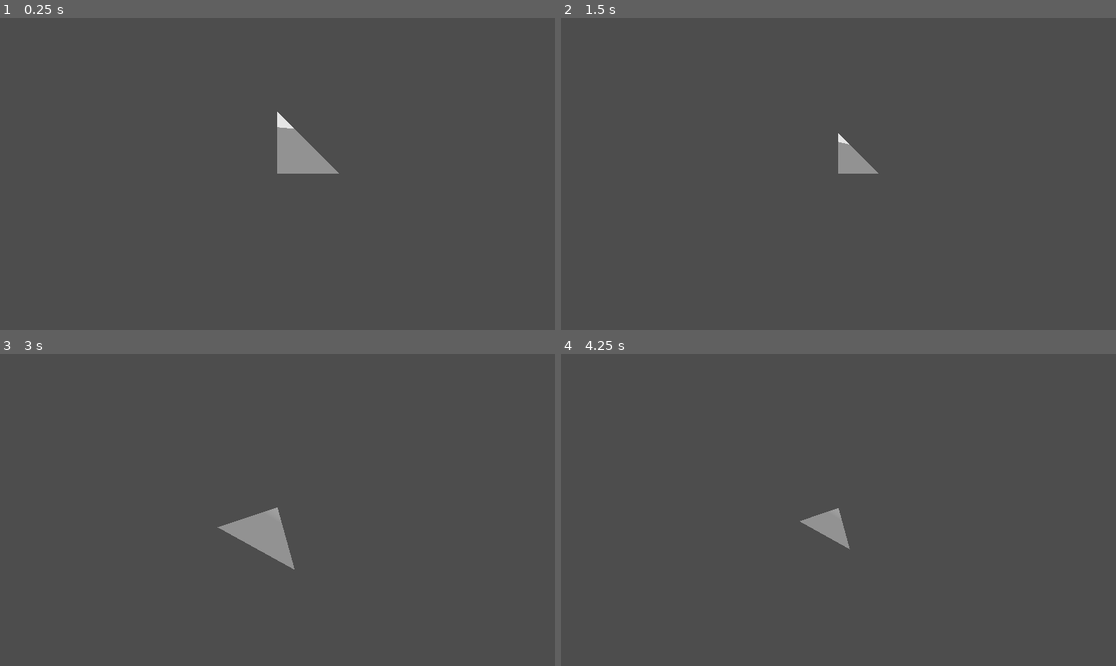
Above: before the commit, frames 1-4 (two rows, left to right).
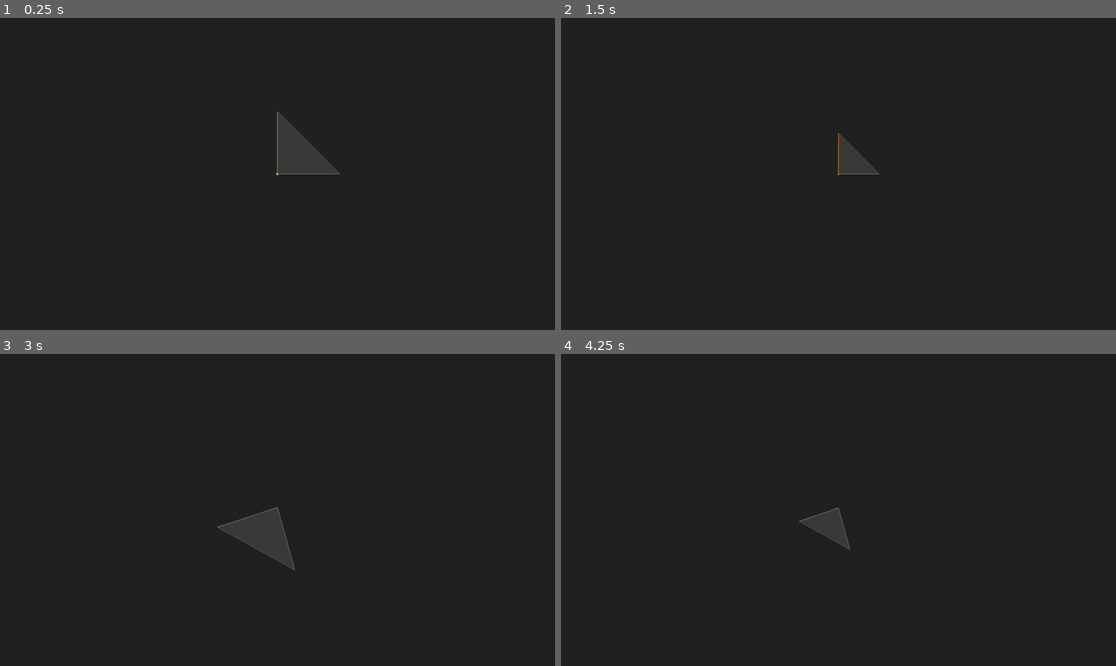
Above: after the commit, the same moments.

Repository: Y-o-p/gizmo
Game: Godot game, scene res://scenes/main.tscn
Same seed, same stepped clock (60 frames per second), same inputs: the game is played once before the commit and once after it.
Inputs (mouse positions are in pixels of both pictures, inside the frame that each line leads up to):
- Up to frame 1 (0.25 s): no input
- Up to frame 2 (1.5 s): tap Enter at 0.5 s; move the mouse to (960, 158) at 0.52 s; click (960, 158) at 0.6 s; tap Space (swap_projection) at 1.25 s; move the mouse to (727, 189) at 1.27 s; tap P (pop_command_stack) at 1.35 s
- Up to frame 3 (3 s): click (166, 525) at 1.55 s; tap Enter at 2 s; move the mouse to (333, 441) at 2.02 s; hold Middle mouse button (rotate_mode) 2.03-2.78 s; click (333, 441) at 2.3 s; tap Space (swap_projection) at 2.75 s; move the mouse to (271, 516) at 2.77 s; click (271, 516) at 2.85 s
- Up to frame 4 (4.25 s): tap Enter at 3.5 s; move the mouse to (1005, 556) at 3.52 s; hold Space (swap_projection) from 3.53 s (still down); click (1005, 556) at 3.8 s

The runs differ from the first frame. In frame 1, 100% of the frame differs, in the area x 0-100%, y 0-100%; in frame 2, 100%; in frame 3, 100%; in frame 4, 100%.

Commit message:
[#9] Disabled lighting on mesh.

Diff:
--- a/gizmo/project.godot
+++ b/gizmo/project.godot
@@ -119,3 +119,9 @@
 "events": [Object(InputEventKey,"resource_local_to_scene":false,"resource_name":"","device":-1,"window_id":0,"alt_press …(191 unchanged characters)…
 ]
 }
+
+[rendering]
+
+anti_aliasing/quality/msaa_2d=3
+anti_aliasing/quality/msaa_3d=3
+anti_aliasing/quality/screen_space_aa=2
--- a/gizmo/scenes/model.tscn
+++ b/gizmo/scenes/model.tscn
@@ -6,17 +6,20 @@
 [ext_resource type="Script" uid="uid://dg6ak33eu1avv" path="res://scripts/model_overlay.gd" id="2_30clo"]
 [ext_resource type="Script" uid="uid://21b5m0wyjjr1" path="res://scripts/camera_3d.gd" id="2_d5leo"]
 
-[sub_resource type="ORMMaterial3D" id="ORMMaterial3D_l528w"]
-emission_enabled = true
-emission = Color(0.57, 0.57, 0.57, 1)
-grow_amount = -0.328
+[sub_resource type="Environment" id="Environment_rka1o"]
+background_mode = 1
+background_color = Color(0.1254902, 0.1254902, 0.1254902, 1)
+ambient_light_sky_contribution = 0.85
+volumetric_fog_sky_affect = 0.328
+
+[sub_resource type="ORMMaterial3D" id="ORMMaterial3D_yyhii"]
+shading_mode = 0
+albedo_color = Color(0.22352941, 0.22352941, 0.22352941, 1)
+proximity_fade_distance = 0.5
 stencil_flags = 2
+stencil_color = Color(0.1791046, 0.25311372, 0.37583062, 1)
 
 [sub_resource type="ArrayMesh" id="ArrayMesh_rka1o"]
-
-[sub_resource type="Environment" id="Environment_rka1o"]
-ambient_light_sky_contribution = 0.85
-volumetric_fog_enabled = true
 
 [node name="Model" type="Node3D"]
 
@@ -32,8 +35,11 @@
 script = ExtResource("1_30clo")
 model = NodePath("../Model")
 
+[node name="WorldEnvironment" type="WorldEnvironment" parent="."]
+environment = SubResource("Environment_rka1o")
+
 [node name="Model" type="MeshInstance3D" parent="."]
-material_override = SubResource("ORMMaterial3D_l528w")
+material_override = SubResource("ORMMaterial3D_yyhii")
 mesh = SubResource("ArrayMesh_rka1o")
 script = ExtResource("1_rka1o")
 
@@ -47,8 +53,5 @@
 script = ExtResource("2_d5leo")
 selection = NodePath("../../Selection")
 
-[node name="WorldEnvironment" type="WorldEnvironment" parent="."]
-environment = SubResource("Environment_rka1o")
-
 [node name="DirectionalLight3D" type="DirectionalLight3D" parent="."]
-transform = Transform3D(0.7653534, 0.46334735, 0.44670272, -0.5773011, 0.18739267, 0.79473746, 0.28453064, -0.86613697, 0.4109125, 0, 0, 0)
+transform = Transform3D(0.99999994, 0, 0, 0, 0.99999994, 0, 0, 0, 0.9999999, 0, 0, 0)
--- a/gizmo/scripts/model.gd
+++ b/gizmo/scripts/model.gd
@@ -12,14 +12,6 @@
 	build_initial_model()
 
 func build_initial_model():
-	# Reset all internal data
-	mesh.clear_surfaces()
-	tool.clear()
-	surface_array.clear()
-	vertices.clear()
-	indices.clear()
-	surface_array.resize(Mesh.ARRAY_MAX)
-
 	# Data for the initial tetrahedron
 	vertices = [
 		Vector3(0, 0, 0),
@@ -35,32 +27,51 @@
 	]
 
 	# Assign arrays to surface array.
+	surface_array.resize(Mesh.ARRAY_MAX)
 	surface_array[Mesh.ARRAY_VERTEX] = vertices
 	surface_array[Mesh.ARRAY_INDEX] = indices
 
-	mesh.add_surface_from_arrays(Mesh.PRIMITIVE_TRIANGLES, surface_array)
-	tool.create_from_surface(mesh, 0)
+	call_deferred("rebuild_surface_from_arrays")
 
-	generate_normals()
 
 func generate_normals():
 	var surface_mesh_tool := SurfaceTool.new()
-	surface_mesh_tool.create_from(mesh, 0)
+	surface_mesh_tool.set_smooth_group(-1)
+	surface_mesh_tool.create_from_arrays(surface_array)
 	surface_mesh_tool.generate_normals()
-	surface_mesh_tool.commit(mesh)
-	geometry_added.emit()
+	surface_array = surface_mesh_tool.commit_to_arrays()
+
+
+var _clear_wireframe: Callable = func(): pass
+func rebuild_wireframe():
+	_clear_wireframe.call()
+
+	var lines_to_clear = []
+	for edge_idx in range(tool.get_edge_count()):
+		var a = tool.get_vertex(tool.get_edge_vertex(edge_idx, 0))
+		var b = tool.get_vertex(tool.get_edge_vertex(edge_idx, 1))
+		lines_to_clear.append(await Draw3D.line(a, b, Color("#725956")))
+
+	_clear_wireframe = func():
+		for line in lines_to_clear:
+			line.queue_free()
+
 
 func rebuild_surface_from_arrays():
 	mesh.clear_surfaces()
+	#generate_normals()
 	mesh.add_surface_from_arrays(Mesh.PRIMITIVE_TRIANGLES, surface_array)
-	generate_normals()
 	tool.clear()
 	tool.create_from_surface(mesh, 0)
+	rebuild_wireframe()
+
 
 func rebuild_surface_from_tool():
 	mesh.clear_surfaces()
+	#generate_normals()
 	tool.commit_to_surface(mesh)
-	generate_normals()
+	rebuild_wireframe()
+
 
 func find_face(search: PackedInt32Array):
 	for i in range(0, indices.size(), 3):
--- a/gizmo/scripts/model_overlay.gd
+++ b/gizmo/scripts/model_overlay.gd
@@ -2,46 +2,45 @@
 
 @export var selection: Selection
 
-func _ready() -> void:
-	selection.face_changed.connect(_on_face_changed)
-	selection.edge_changed.connect(_on_edge_changed)
-	selection.vertex_changed.connect(_on_vertex_changed)
+var _meshes = []
+func _process(delta: float) -> void:
+	for mesh in _meshes:
+		mesh.queue_free()
 
-func _on_face_changed(a, b, c):
-	draw_face_selection(a, b, c)
+	_meshes.clear()
 
-var _clear_face_selection: Callable = func(): pass
-func draw_face_selection(a, b, c):
-	_clear_face_selection.call()
+	var face_vertices = selection.get_selected_face_vertices()
+	var edge_vertices = selection.get_selected_edge_vertices()
 
-	var line_a: MeshInstance3D = await Draw3D.line(a, b, Color.YELLOW)
-	var line_b: MeshInstance3D = await Draw3D.line(b, c, Color.YELLOW)
-	var line_c: MeshInstance3D = await Draw3D.line(c, a, Color.YELLOW)
+	# Draw the face lines
+	var normal: Vector3 = selection.model.tool.get_face_normal(selection.face)
+	var normal_offset := normal * 0.001
+	for idx in range(len(face_vertices)):
+		var a = face_vertices[idx]
+		var b = face_vertices[(idx + 1) % len(face_vertices)]
+		if a in edge_vertices and b in edge_vertices:
+			continue
 
-	_clear_face_selection = func():
-		line_a.queue_free()
-		line_b.queue_free()
-		line_c.queue_free()
+		_meshes.append(await Draw3D.line(
+			normal_offset + selection.model.tool.get_vertex(a),
+			normal_offset + selection.model.tool.get_vertex(b),
+			Color("ac6b26")
+		))
 
-func _on_edge_changed(a, b):
-	draw_edge_selection(a, b)
+	# Draw the edge line
+	_meshes.append(await Draw3D.line(
+		normal_offset + selection.model.tool.get_vertex(edge_vertices[0]),
+		normal_offset + selection.model.tool.get_vertex(edge_vertices[1]),
+		Color("f6cd26")#Color("cb4e32ff")
+	))
 
-var _clear_edge_selection: Callable = func(): pass
-func draw_edge_selection(a, b):
-	_clear_edge_selection.call()
+	# Draw the point
+	var vertex = selection.get_selected_vertex()
+	_meshes.append(await Draw3D.point(selection.model.tool.get_vertex(vertex), 0.02, Color("f6cd26")))
 
-	var normal: Vector3 = selection.model.tool.get_face_normal(selection.face)
-	var line_a: MeshInstance3D = await Draw3D.line(normal * 0.01 + a, normal * 0.01 + b, Color.ORANGE_RED)
-	_clear_edge_selection = func():
-		line_a.queue_free()
+func find_sequence(array: Array, sequence: Array) -> int:
+	for i in range(len(array)):
+		if array.slice(i, i + len(sequence)) == sequence:
+			return i
 
-func _on_vertex_changed(a):
-	draw_vertex_selection(a)
-
-var _clear_vertex_selection: Callable = func(): pass
-func draw_vertex_selection(a):
-	_clear_vertex_selection.call()
-
-	var point: MeshInstance3D = await Draw3D.point(a)
-	_clear_vertex_selection = func():
-		point.queue_free()
+	return -1
--- a/gizmo/scripts/selection.gd
+++ b/gizmo/scripts/selection.gd
@@ -106,3 +106,8 @@
 		model.tool.get_face_vertex(face, 2),
 	]
 	vertex_changed.emit(model.tool.get_vertex(indices[(edge + vertex) % 3]))
+
+func _ready():
+	call_deferred("_emit_face_vertices")
+	call_deferred("_emit_edge_vertices")
+	call_deferred("_emit_vertex")
